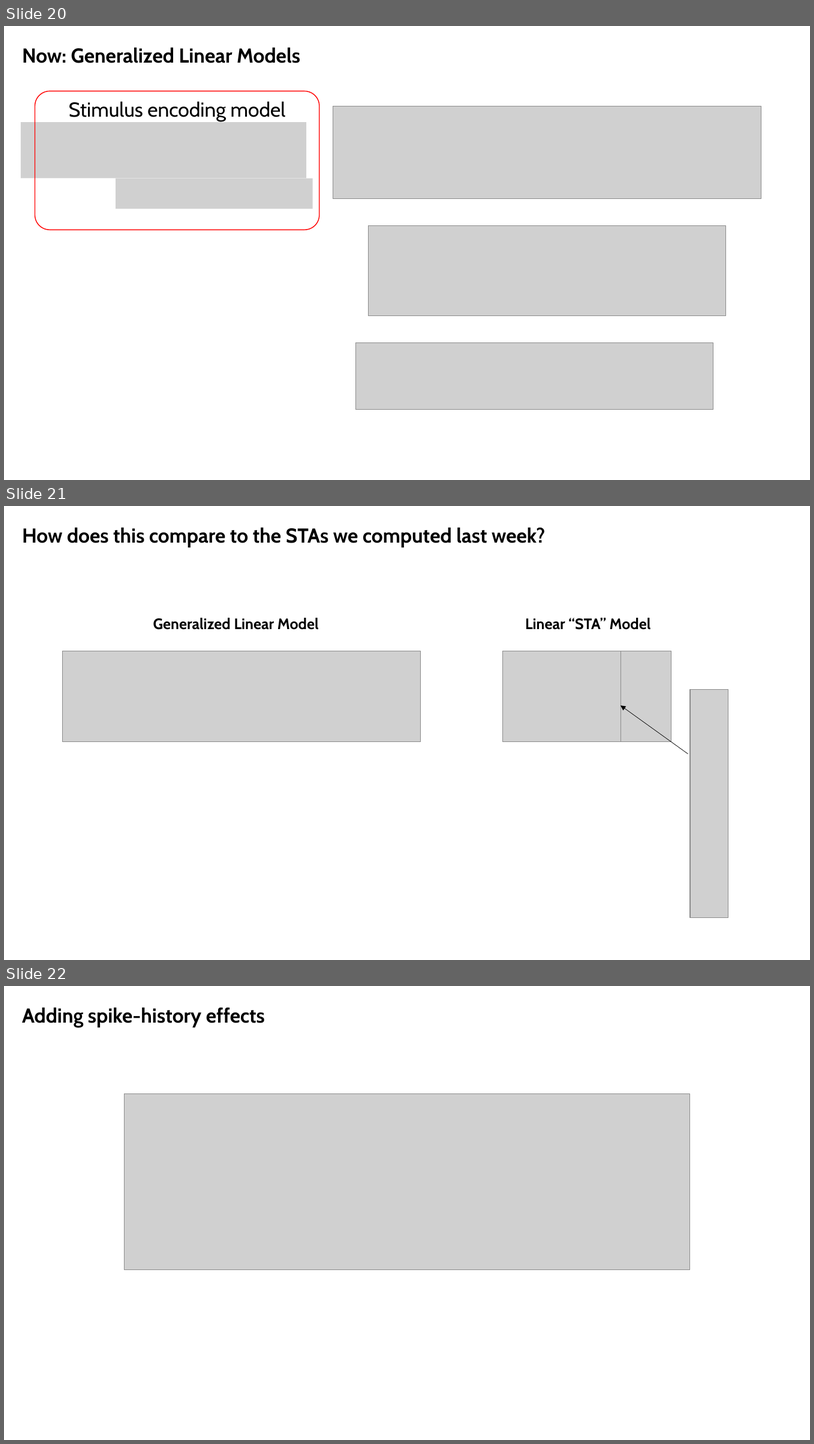
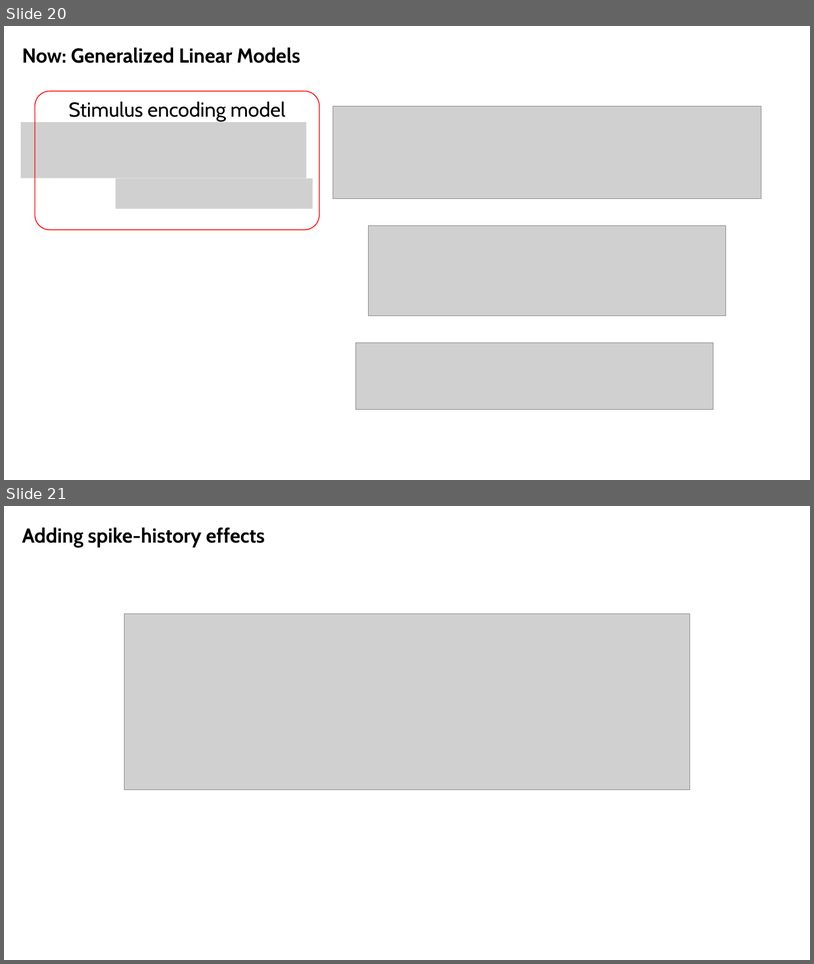
Before and after one commit to SaberaTalukder/Chen_Institute_DataSAI_for_Neuroscience, a slide deck: 07_06_22_day2_dynamical_time_series/slides/day2_practical.pptx. Shown one above the other, each under a label of ours: slides 20, 21 and 22 before the commit, slides 20 and 21 after it. The pictures are 814x1444 and 814x964 pixels, drawn with LibreOffice and Linux fonts; fonts in the diff are those of the drawing; grey boxes stand for pictures. Boxes give left, top, right and bottom in pixels: in the first picture for what was removed or moved away, otherwise in the second. Text is boxed around its words. In the diff, an @@ line names an element or a change of style, - is before the commit and + after.

```diff
--- a/07_06_22_day2_dynamical_time_series/slides/day2_practical.pptx
+++ b/07_06_22_day2_dynamical_time_series/slides/day2_practical.pptx
@@ slide 21 removed at [4,506,810,960], background #FFFFFF @@
@@ text removed at [22,527,545,547] @@
-How does this compare to the STAs we computed last week?
@@ text removed at [153,618,319,630] @@
-Generalized Linear Model
@@ text removed at [525,618,651,630] @@
-Linear “STA” Model
@@ picture removed at [63,651,421,741] @@
@@ picture removed at [503,651,628,741] @@
@@ picture removed at [621,651,672,741] @@
@@ picture removed at [690,690,729,918] @@
@@ arrow removed from (688, 754) to (621, 706) @@
@@ what was slide 22 is now slide 21 @@
```
Also in this commit, not shown: 2 slides changed, 1 other slide removed, 1 other file.
